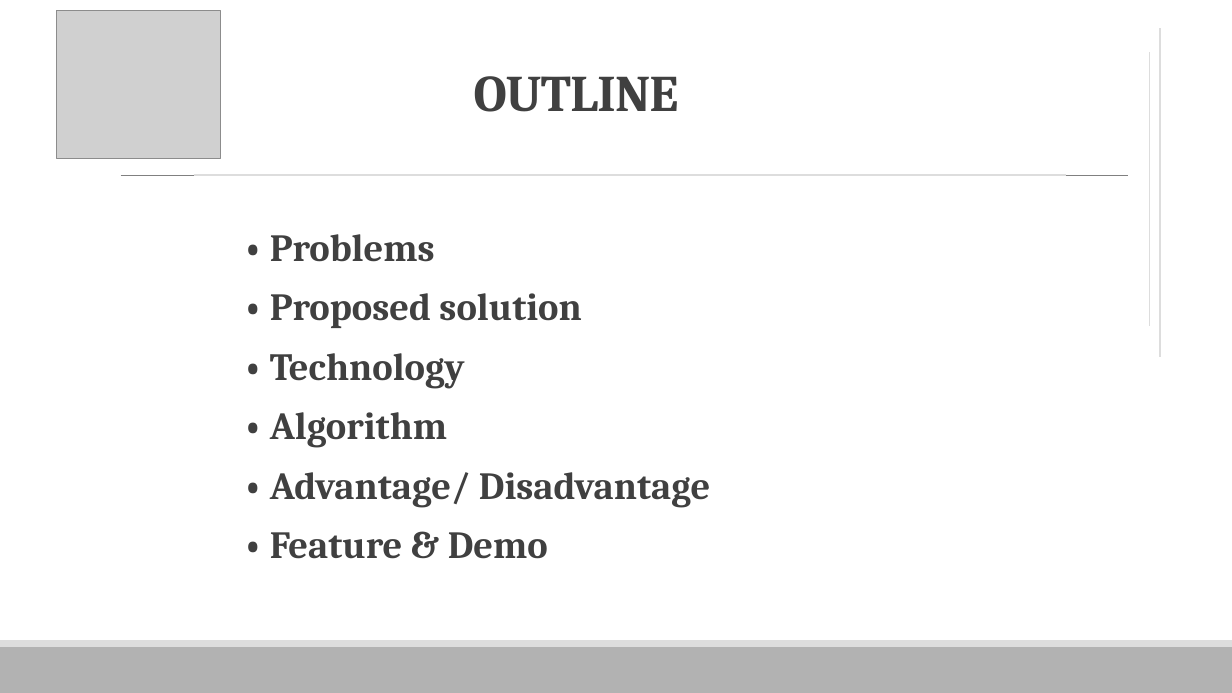
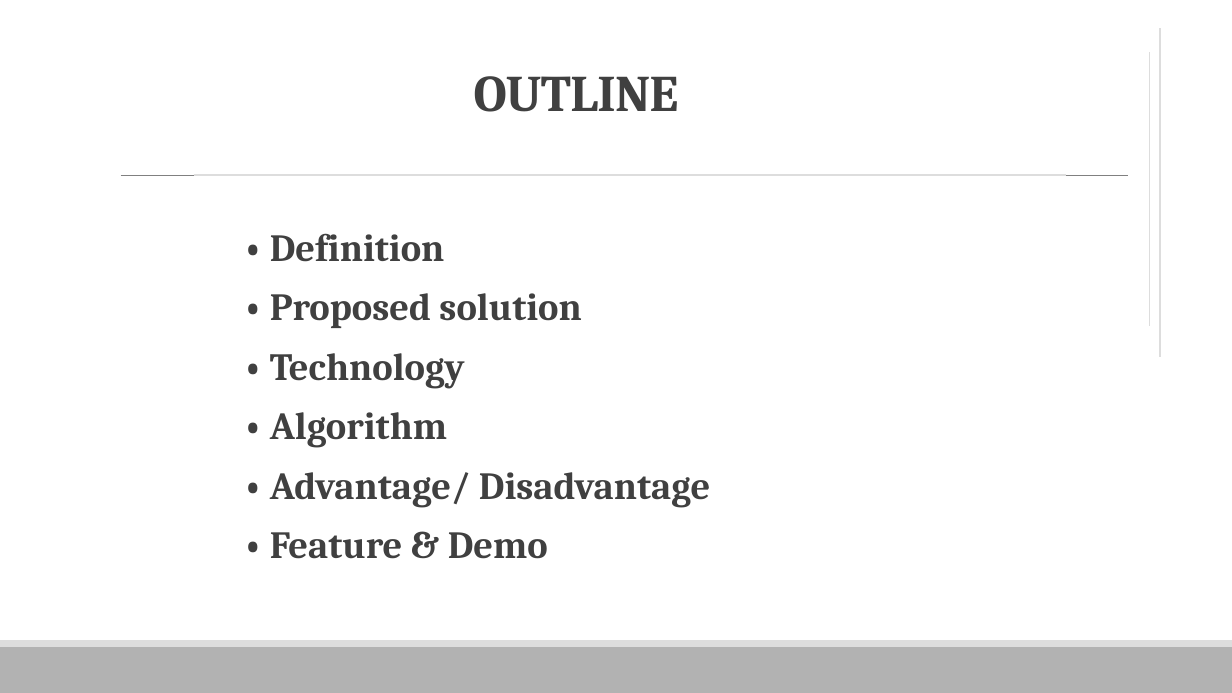
Before and after one commit to vnhabittracker/VHT-Server, a slide deck: slide 2 of VHT.pptx. Drawn at 1232x693 pixels with LibreOffice and Linux fonts; fonts in the diff are those of the drawing; grey boxes stand for pictures. Boxes give left, top, right and bottom in pixels: in the first picture for what was removed or moved away, otherwise in the second. Text is boxed around its words. In the diff, an @@ line names an element or a change of style, - is before the commit and + after.

```diff
--- a/VHT.pptx
+++ b/VHT.pptx
@@ picture removed at [57,10,221,159] @@
@@ text at [270,233,445,262]: text changed @@
-  • Problems
+  • Definition
```
Also in this commit, not shown: 19 other slides changed, 4 slides added, 6 slides removed.
